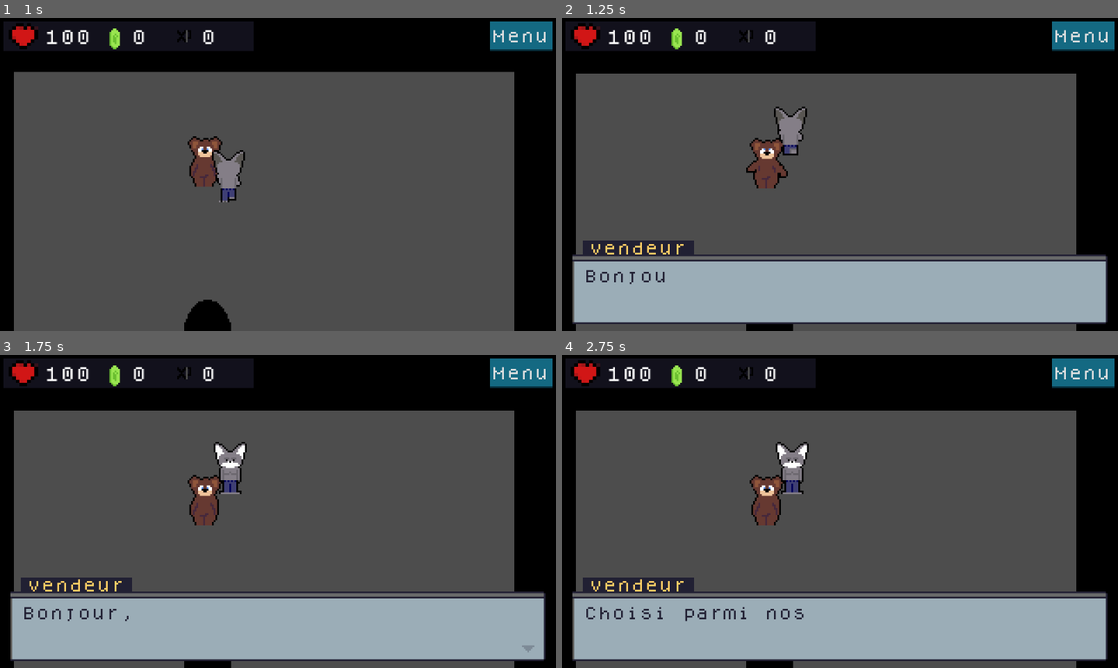
Above: before the commit, frames 1-4 (two rows, left to right).
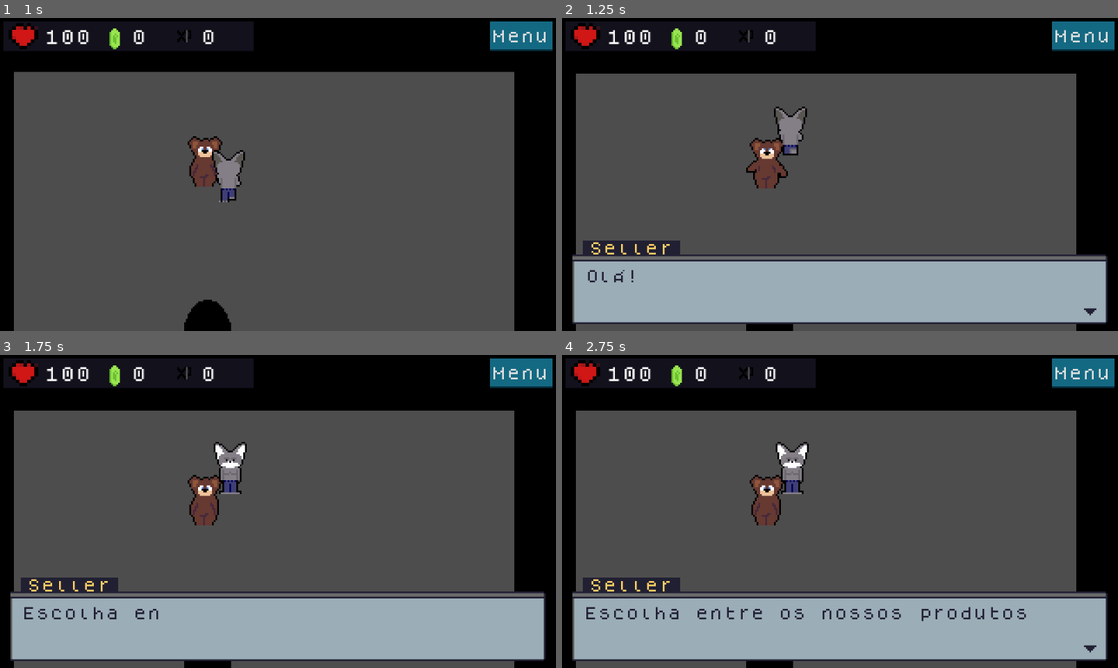
Above: after the commit, the same moments.

Repository: Pedra12/pokemon-rpg-android.
Game: Godot game, scene res://screens/bear-village/shop.tscn
Same seed, same stepped clock (60 frames per second), same inputs: the game is played once before the commit and once after it. This scene is started directly instead of the project's main scene.
Inputs (mouse positions are in pixels of both pictures, inside the frame that each line leads up to):
- Up to frame 1 (1 s): tap Enter (ui_accept) at 0.5, 0.77 s; move the mouse to (250, 237) at 0.52 s; hold Up (ui_up) from 0.53 s (still down); hold Shift from 0.53 s (still down); click (250, 237) at 0.67 s
- Up to frame 2 (1.25 s): keep holding Up (ui_up); keep holding Shift
- Up to frame 3 (1.75 s): release Up (ui_up) at 1.25 s; release Shift at 1.25 s; click (528, 649) at 1.27 s
- Up to frame 4 (2.75 s): click (1090, 649) at 2.02 s

Frame 1 is identical in both runs. In frame 2, 0.5% of the frame differs, in the area x 4-97%, y 71-96%; in frame 3, 0.5%; in frame 4, 1.1%.

Commit message:
Translate Bear Village shop dialogue to Portuguese

Diff:
--- a/game/screens/bear-village/shop.gd
+++ b/game/screens/bear-village/shop.gd
@@ -10,10 +10,10 @@
 	loadPosition()
 	getPlayer().loadCameraLimits($cameraRef)
 
-	$simpleDialog.addDiscussion("vendeur",[
-		"Bonjour,",
-		"Choisi parmi nos produits",
-		"Celui de ton choix"
+	$simpleDialog.addDiscussion(GlobalGame.getTraductionById(GlobalGame.TRAD_WORD_VENDEUR),[
+		"Olá!",
+		"Escolha entre os nossos produtos",
+		"aquele que deseja levar."
 		])
 
 	$shopList.setShopItemList([
